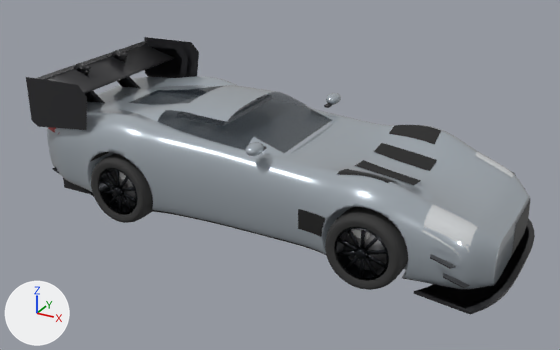
Before and after pictures for a commit that changed the Blender file modules/graphics/cars_blend/mercedes_amg_gt3.blend.
Camera for both pictures: a camera (50 mm lens) standing at (3.55, -6.39, 3.62) and looking at (0.09, -0.11, 0.48). Every picture has the same lights, and +X, +Y and +Z are marked at lower left. The first picture is the older version.

Script lines for the objects in view, before the commit:
```python
ob_body = bpy.data.objects.new('body', me_body_004)
ob_body.location = (0.0, 0.0, 0.0)
ob_bumper_front = bpy.data.objects.new('bumper_front', me_body_002)
ob_bumper_front.location = (0.0, 0.0, 0.0)
ob_cabin = bpy.data.objects.new('cabin', me_cabin_001)
ob_cabin.location = (0.0, 0.0, 0.0)
ob_wing_rear = bpy.data.objects.new('wing_rear', me_wing_rear)
ob_wing_rear.location = (0.0, 0.0, 0.0)
ob_wing_rear_up2 = bpy.data.objects.new('wing_rear_up2', me_wing_rear_up2)
ob_wing_rear_up2.location = (0.0, 0.0, 0.0)
ob_wing_rear_up3 = bpy.data.objects.new('wing_rear_up3', me_wing_rear_up3)
ob_wing_rear_up3.location = (0.0, 0.0, 0.0)
# also in view: 'wheel_fr_spin' at (1.37, -0.85, 0.35); 'bumper_rear' at (-2.14, 0.0, 0.56); 'splitter_up' at (2.18, 0.0, 0.07); 'wheel_rr_spin' at (-1.26, -0.85, 0.35)
```
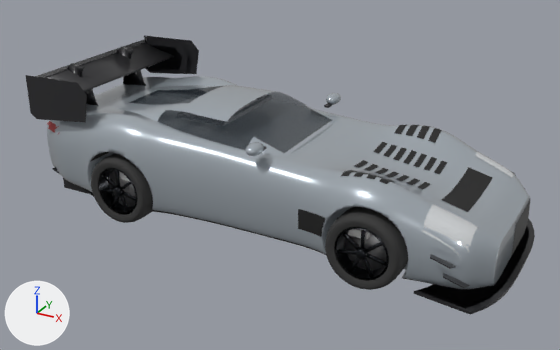
Where the change shows, as pixel boxes (x1, y1, x2, y2) in the pictures (560 x 350 px; the box of a moved part takes in the faces that stretch with it):
'wing_rear_up3', reshaped (6% shorter): before (26, 37, 199, 130); after (26, 35, 199, 122)
'wing_rear_up2', reshaped: before (77, 42, 188, 102); after (86, 40, 188, 105)
'wing_rear', reshaped (mostly hidden): before (84, 47, 182, 102); after (85, 45, 182, 105)
part 1 of me_body_004, added: after (434, 161, 447, 174)
part 2 of me_body_004, added: after (418, 182, 430, 189)
part 3 of me_body_004, added: after (442, 167, 473, 202)
part 4 of me_body_004, cut back: before (337, 125, 441, 185); after (341, 125, 442, 185)
part 5 of me_body_002, added: after (447, 169, 492, 212)
part 6 of me_wing_rear, moved or reshaped: before (145, 47, 180, 76); after (146, 46, 179, 71)
part 7 of me_wing_rear, added (mostly hidden): after (123, 72, 140, 85)
part 8 of me_wing_rear_up2, moved or reshaped: before (145, 42, 187, 78); after (145, 40, 186, 73)
part 9 of me_wing_rear_up2, deleted: before (77, 68, 99, 102)
part 10 of me_wing_rear_up2, deleted: before (114, 55, 135, 88)
part 11 of me_wing_rear_up2, added (mostly hidden): after (86, 89, 97, 105)
part 12 of me_wing_rear_up2, added: after (124, 70, 144, 85)
part 13 of me_wing_rear_up3, moved or reshaped: before (26, 77, 87, 130); after (26, 75, 87, 122)
part 14 of me_wing_rear_up3, moved or reshaped: before (144, 37, 199, 77); after (144, 35, 199, 74)
part 15 of me_wing_rear_up3, moved or reshaped: before (74, 63, 105, 103); after (67, 63, 98, 106)
part 16 of me_wing_rear_up3, moved or reshaped: before (111, 50, 140, 88); after (117, 46, 146, 86)

What changed in the scene script:
```text
Change me_body_004:
    remove me_body_004.from_pydata(...)  # 11890 vertices, 11302 faces; spans x -1.95..1.9, y -1.01..1.01, z 0.09..1.07
    add me_body_004.from_pydata(...)  # 15013 vertices, 13926 faces; spans x -1.95..1.9, y -1.01..1.01, z 0.09..1.07
    me_body_004 part 1: the loose piece of 171 vertices spanning x 0.99..1.56, y 0.12..0.33, z 0.74..0.85 is copied, and the copy is multiplied about its middle by the matrix ((0.098, 0.0, 0.0), (0.0, 1.1, 0.0), (0.031, 0.124, 0.345)), then moved by (0.35, 0.01, -0.05); it spans x 1.6..1.66, y 0.12..0.35, z 0.73..0.77
    me_body_004 part 2: the loose piece of 171 vertices spanning x 0.99..1.56, y -0.33..-0.12, z 0.74..0.85 is copied, and the copy is multiplied about its middle by the matrix ((0.098, 0.0, 0.0), (0.0, 1.1, 0.0), (0.031, -0.124, 0.346)), then moved by (0.35, -0.01, -0.05); it spans x 1.6..1.66, y -0.35..-0.12, z 0.73..0.77
    me_body_004 part 3: a new loose piece of 45 vertices spanning x 1.85..1.9, y -0.41..0.41, z 0.68..0.73, in mat_vent (black #191919)
    me_body_004 part 4: 275 vertices moved from x 0.99..1.56, y -0.72..0.72, z 0.74..0.95 to x 0.99..1.56, y -0.71..0.71, z 0.74..0.95; 286 vertices removed from x 0.99..1.53, y -0.72..0.72, z 0.75..0.95; 3022 vertices added at x 0.99..1.55, y -0.74..0.74, z 0.74..0.95
Change me_body_002:
    remove me_body_002.from_pydata(...)  # 4796 vertices, 4676 faces; spans x 1.9..2.42, y -0.92..0.92, z 0.09..0.77
    add me_body_002.from_pydata(...)  # 4940 vertices, 4796 faces; spans x 1.9..2.42, y -0.92..0.92, z 0.09..0.77
    me_body_002 part 5: 144 vertices added at x 1.9..2.09, y -0.41..0.41, z 0.65..0.72
    add me_body_002.materials.append(mat_vent)  # black #191919
Change me_wing_rear:
    remove me_wing_rear.from_pydata(...)  # 104 vertices, 53 faces; spans x -2.37..-1.79, y -0.93..0.93, z 0.9..1.29
    add me_wing_rear.from_pydata(...)  # 88 vertices, 45 faces; spans x -2.37..-1.79, y -0.93..0.93, z 0.93..1.31
    me_wing_rear part 6: the loose piece of 6 vertices spanning x -2.37..-1.79, y 0.93, z 0.9..1.29 is scaled about its middle by (1, 1, 0.877), then moved by (0.0, 0.0, 0.04)
    me_wing_rear part 7: 8 vertices added at x -2.28..-2.01, y 0.4..0.42, z 0.93..1.19
    other edits to the shape of me_wing_rear do not show in these pictures
Change me_wing_rear_up2:
    remove me_wing_rear_up2.from_pydata(...)  # 104 vertices, 53 faces; spans x -2.37..-1.71, y -0.93..0.93, z 0.88..1.34
    add me_wing_rear_up2.from_pydata(...)  # 88 vertices, 45 faces; spans x -2.37..-1.71, y -0.93..0.93, z 0.94..1.36
    me_wing_rear_up2 part 8: the loose piece of 6 vertices spanning x -2.37..-1.71, y 0.93, z 0.88..1.34 is scaled about its middle by (1, 1, 0.874), then moved by (0.0, 0.0, 0.04)
    me_wing_rear_up2 part 9: the loose piece of 16 vertices spanning x -2.37..-1.96, y -0.32..-0.3, z 0.94..1.32 is deleted
    me_wing_rear_up2 part 10: the loose piece of 16 vertices spanning x -2.37..-1.96, y 0.3..0.32, z 0.94..1.32 is deleted
    me_wing_rear_up2 part 11: 8 vertices added at x -2.27..-1.96, y -0.42..-0.4, z 0.94..1.24
    me_wing_rear_up2 part 12: 8 vertices added at x -2.27..-1.96, y 0.4..0.42, z 0.94..1.24
    other edits to the shape of me_wing_rear_up2 do not show in these pictures
Change me_wing_rear_up3:
    remove me_wing_rear_up3.from_pydata(...)  # 104 vertices, 53 faces; spans x -2.37..-1.58, y -0.96..0.96, z 0.85..1.39
    add me_wing_rear_up3.from_pydata(...)  # 104 vertices, 53 faces; spans x -2.37..-1.58, y -0.96..0.96, z 0.93..1.41
    me_wing_rear_up3 part 13: the loose piece of 6 vertices spanning x -2.37..-1.58, y -0.96, z 0.85..1.39 is scaled about its middle by (1, 1, 0.872), then moved by (0.0, 0.0, 0.05)
    me_wing_rear_up3 part 14: the loose piece of 6 vertices spanning x -2.37..-1.58, y 0.96, z 0.85..1.39 is scaled about its middle by (1, 1, 0.872), then moved by (0.0, 0.0, 0.05)
    me_wing_rear_up3 part 15: the loose piece of 16 vertices spanning x -2.37..-1.91, y -0.32..-0.3, z 0.94..1.37 is moved by (0.0, -0.1, 0.01)
    me_wing_rear_up3 part 16: the loose piece of 16 vertices spanning x -2.37..-1.91, y 0.3..0.32, z 0.94..1.37 is moved by (0.0, 0.1, 0.01)
    other edits to the shape of me_wing_rear_up3 do not show in these pictures
```
